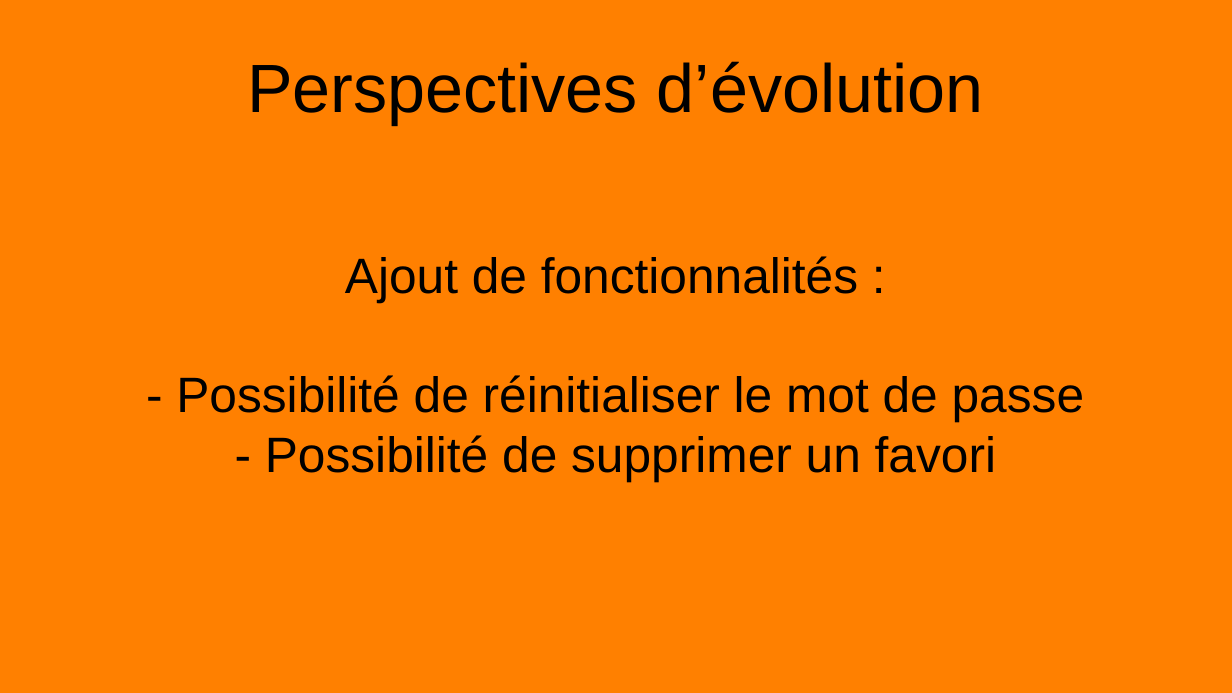
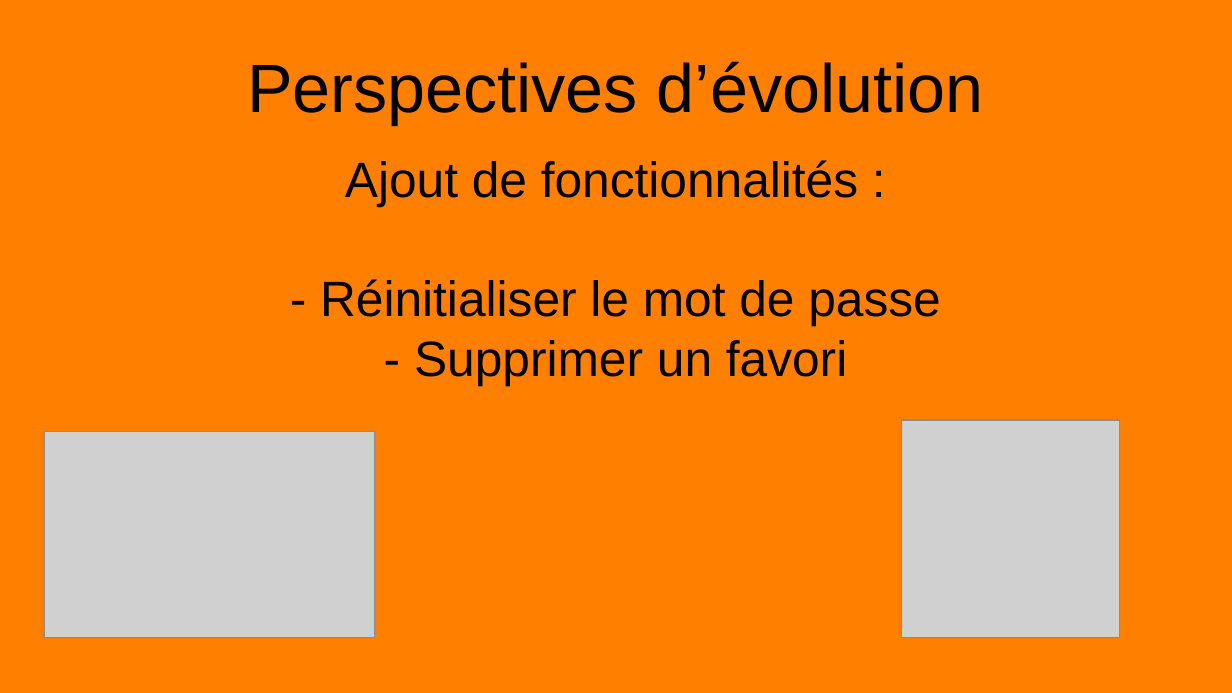
Before and after one commit to jbbaillet85/PureBeurre, a slide deck: slide 9 of documentation/presentation.odp (slide 10 before the commit). Drawn at 1232x693 pixels with LibreOffice and Linux fonts; fonts in the diff are those of the drawing; grey boxes stand for pictures. Boxes give left, top, right and bottom in pixels: in the first picture for what was removed or moved away, otherwise in the second. Text is boxed around its words. In the diff, an @@ line names an element or a change of style, - is before the commit and + after.

```diff
--- a/documentation/presentation.odp
+++ b/documentation/presentation.odp
@@ subtitle "Ajout de fonctionnalités :": place and size @@
-subtitle "Ajout de fonctionnalités :" at <box>176,256,1085,481</box>
+subtitle "Ajout de fonctionnalités :" at <box>320,160,941,385</box>
@@ subtitle at <box>320,279,941,385</box>: text changed @@
-- Possibilité de réinitialiser le mot de passe
-- Possibilité de supprimer un favori
+- Réinitialiser le mot de passe
+- Supprimer un favori
@@ picture added at <box>44,433,375,638</box> @@
@@ picture added at <box>902,420,1120,638</box> @@
```
Also in this commit, not shown: 1 other slide changed, 1 slide added, 2 slides removed, 28 other files.
